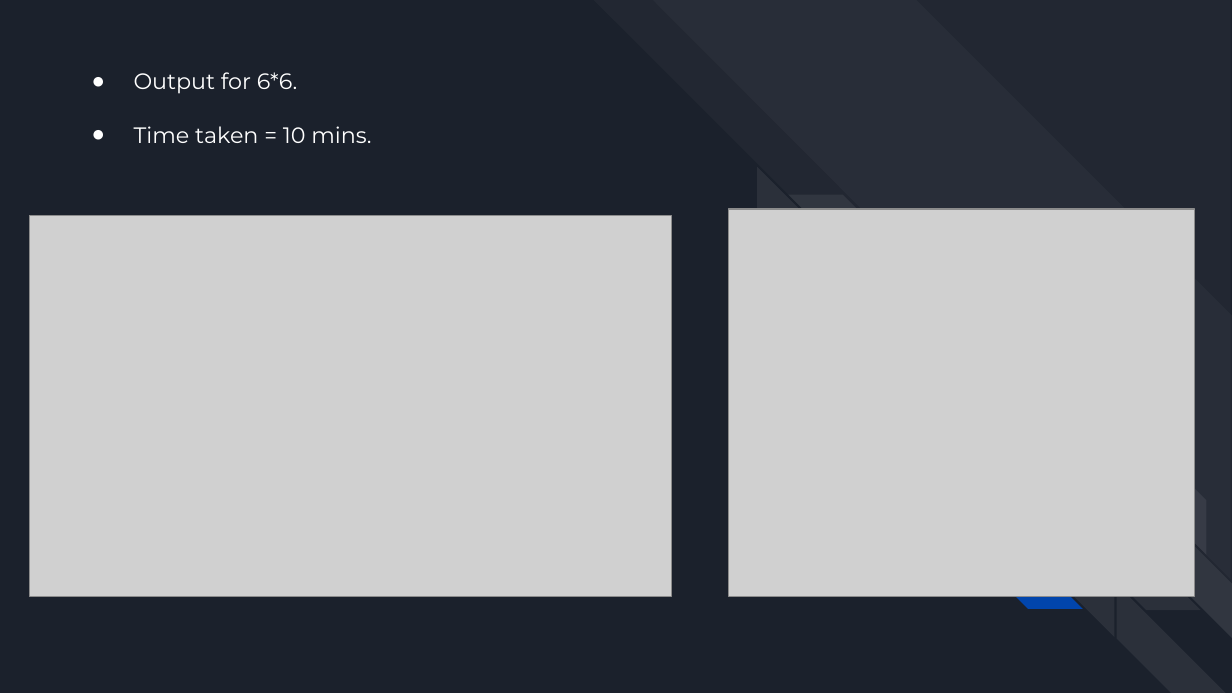
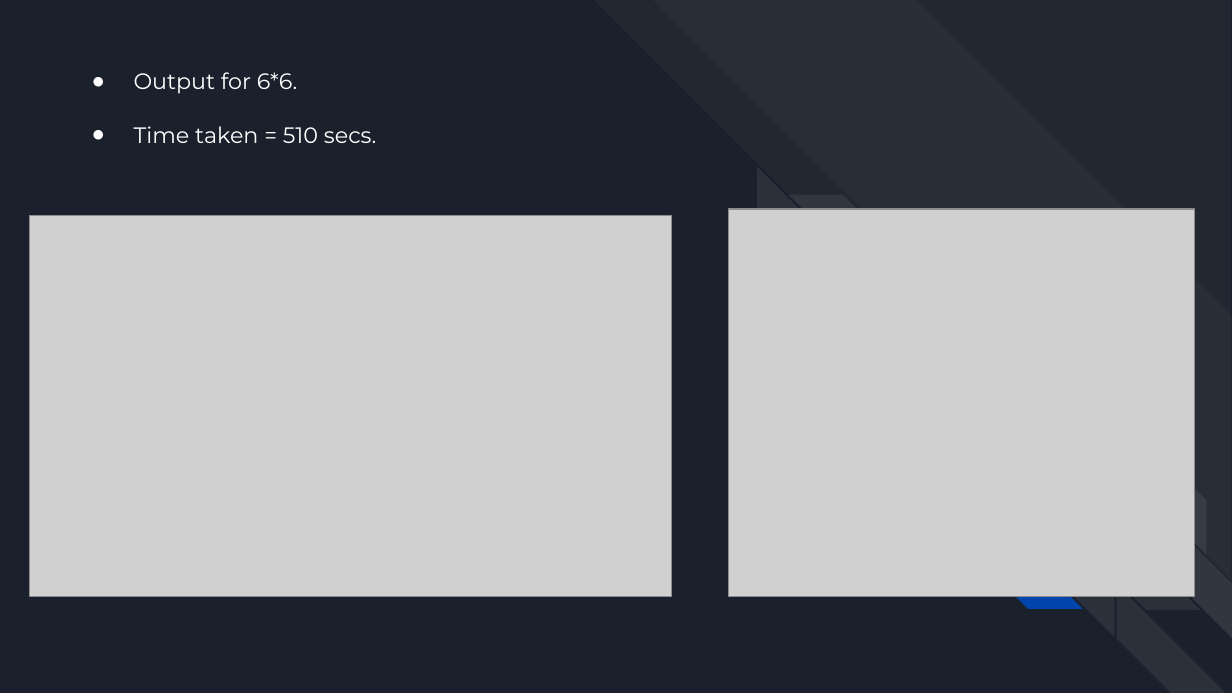
Before and after one commit to chaitanya0906/knight_tour, a slide deck: slide 8 of Knight's Tour.pptx. Drawn at 1232x693 pixels with LibreOffice and Linux fonts; fonts in the diff are those of the drawing; grey boxes stand for pictures. Boxes give left, top, right and bottom in pixels: in the first picture for what was removed or moved away, otherwise in the second. Text is boxed around its words. In the diff, an @@ line names an element or a change of style, - is before the commit and + after.

```diff
--- a/Knight's Tour.pptx
+++ b/Knight's Tour.pptx
@@ title at (134, 126, 376, 143): text changed @@
-● Time taken = 10 mins.
+● Time taken = 510 secs.
```
Also in this commit, not shown: 1 other slide changed, 18 slides added, 2 slides removed, 2 other files.
